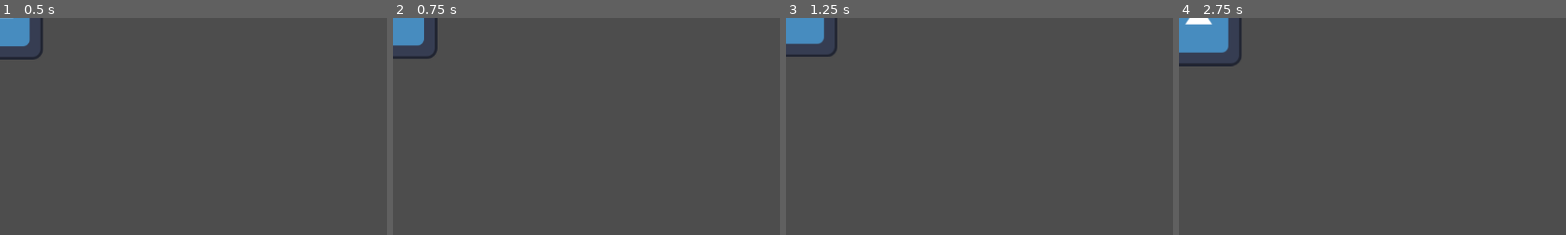
Above: before the commit, frames 1-4 (left to right).
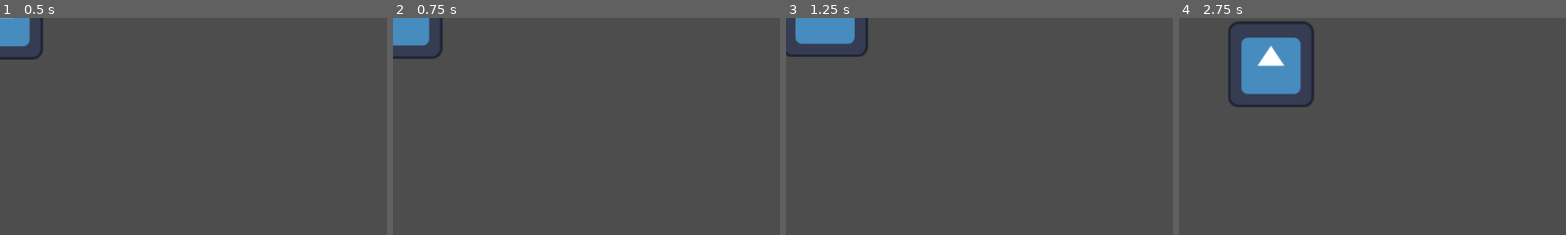
Above: after the commit, the same moments.

Repository: Steven-UY/2D-Game-Project
Game: Godot game, scene res://Scenes/Main.tscn
Same seed, same stepped clock (60 frames per second), same inputs: the game is played once before the commit and once after it. The engine's default icon, where the game draws it, is replaced by a stand-in: a white triangle on a blue panel in a dark square.
Inputs:
- Up to frame 1 (0.5 s): no input
- Up to frame 2 (0.75 s): tap Enter at 0.5 s; hold D (move_right) from 0.53 s (still down)
- Up to frame 3 (1.25 s): keep holding D (move_right)
- Up to frame 4 (2.75 s): release D (move_right) at 1.28 s; hold S (move_down) 1.28-2.03 s; hold D (move_right) from 2.03 s (still down)
The pictures show only the part of the screen within x 0-50%, y 0-50%; the shares and areas given below are measured in that part.

Frame 1 is identical in both runs. In frame 2, 0.5% of the frame differs, in the area x 6-13%, y 0-19%; in frame 3, 1.6%; in frame 4, 7.5%, in the area x 0-35%, y 0-42%.

Commit message:
made player faster

Diff:
--- a/vgd-lab-3/Scripts/maincharacter.gd
+++ b/vgd-lab-3/Scripts/maincharacter.gd
@@ -2,7 +2,7 @@
 extends CharacterBody2D
 
 # Constants for movement
-const SWIM_SPEED = 150  # Adjust this value to make swimming slower
+const SWIM_SPEED = 700  # Adjust this value to make swimming slower
 const DRAG = 0.9  # Simulates water resistance (higher value means less inertia)
 const BUOYANCY = -30  # Buoyancy to slowly pull player upward when idle
 
@@ -11,13 +11,13 @@
 	# Get player input
 	var input_direction = Vector2.ZERO
 	if Input.is_action_pressed("move_right"):
-		input_direction.x += 1
+		input_direction.x += 20
 	if Input.is_action_pressed("move_left"):
-		input_direction.x -= 1
+		input_direction.x -= 20
 	if Input.is_action_pressed("move_down"):
-		input_direction.y += 1
+		input_direction.y += 20
 	if Input.is_action_pressed("move_up"):
-		input_direction.y -= 1
+		input_direction.y -= 20
 
 	# Normalize input direction to prevent diagonal speed boost(check docs)
 	if input_direction.length() > 0:
